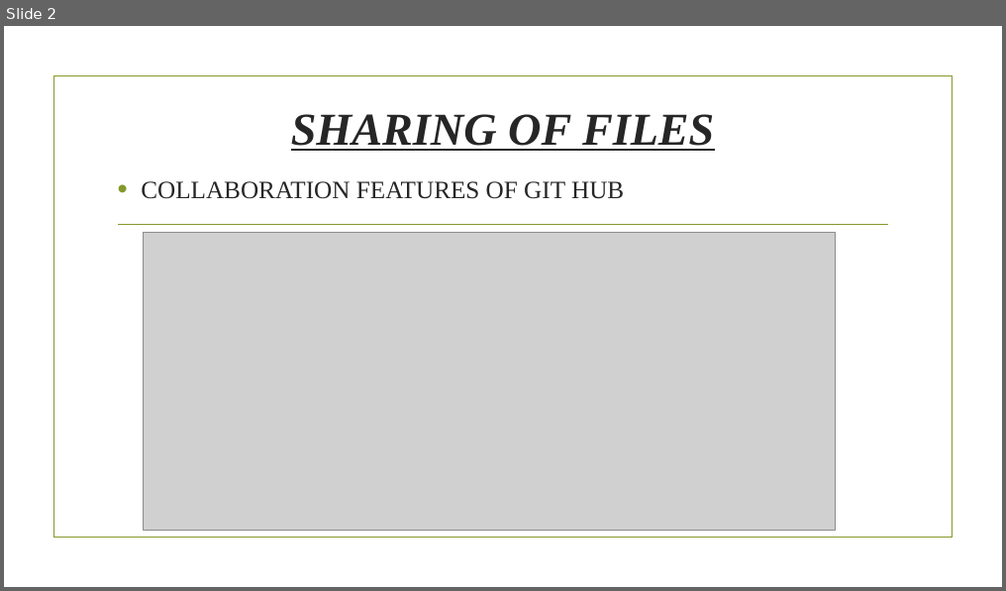
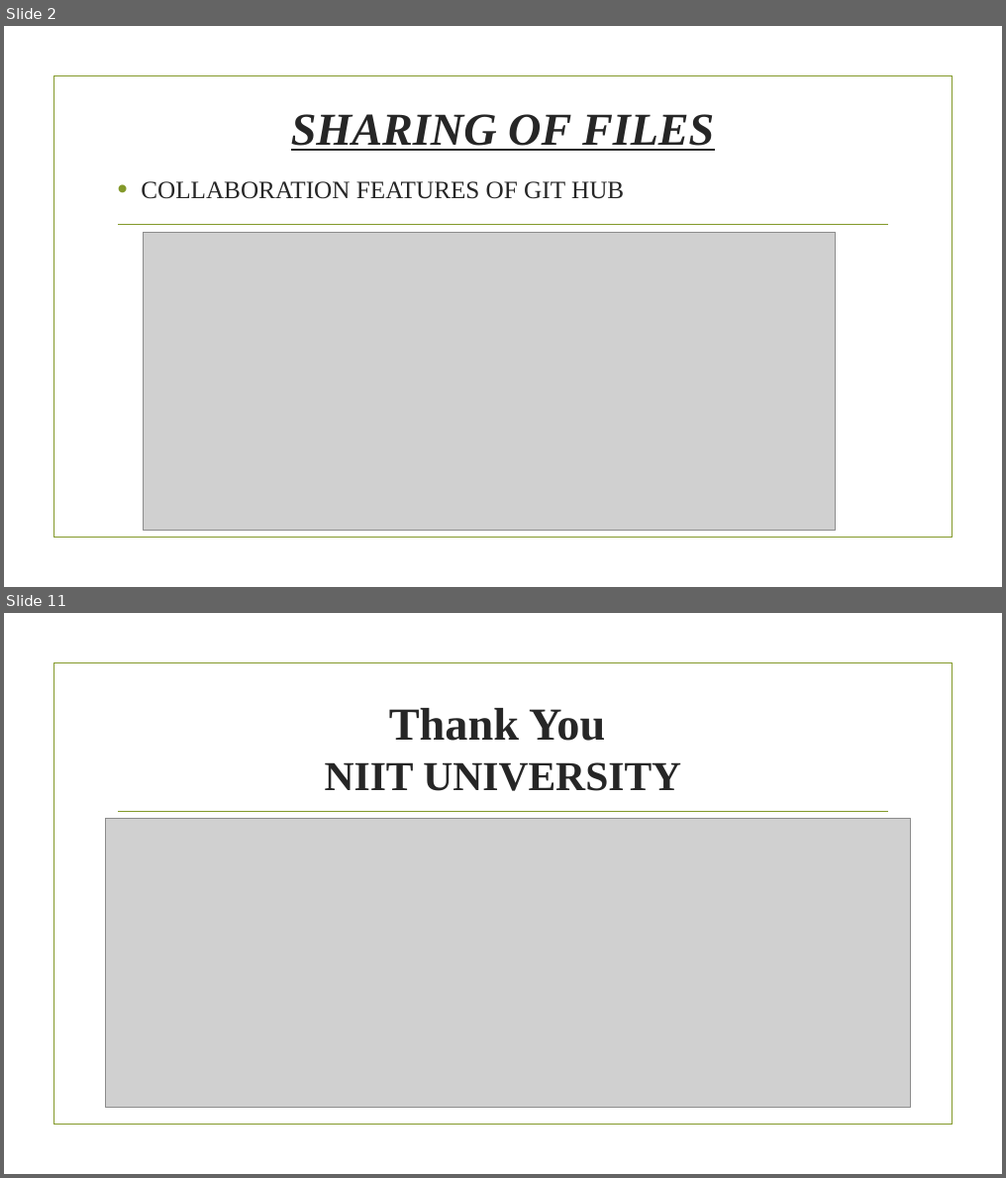
Before and after one commit to PrashantBhunal/finalProject, a slide deck: ppt github.pptx. Shown one above the other, each under a label of ours: slide 2 before the commit, slides 2 and 11 after it; the slides between them are not shown. The pictures are 1006x591 and 1006x1178 pixels, drawn with LibreOffice and Linux fonts; fonts in the diff are those of the drawing; grey boxes stand for pictures; background and template pictures are left out. Boxes give left, top, right and bottom in pixels: in the first picture for what was removed or moved away, otherwise in the second. Text is boxed around its words. In the diff, an @@ line names an element or a change of style, - is before the commit and + after.

```diff
--- a/ppt github.pptx
+++ b/ppt github.pptx
@@ slide 11 added at (4, 613, 1002, 1174), background picture (left out); not listed: 2 template elements that a slide beside it also shows @@
@@ title added at (325, 708, 681, 791), 39.6 pt, text #262626, bold @@
+Thank You
+NIIT UNIVERSITY
@@ picture added at (105, 818, 910, 1107) @@
```
Also in this commit, not shown: 8 other slides added, 9 slides removed.
